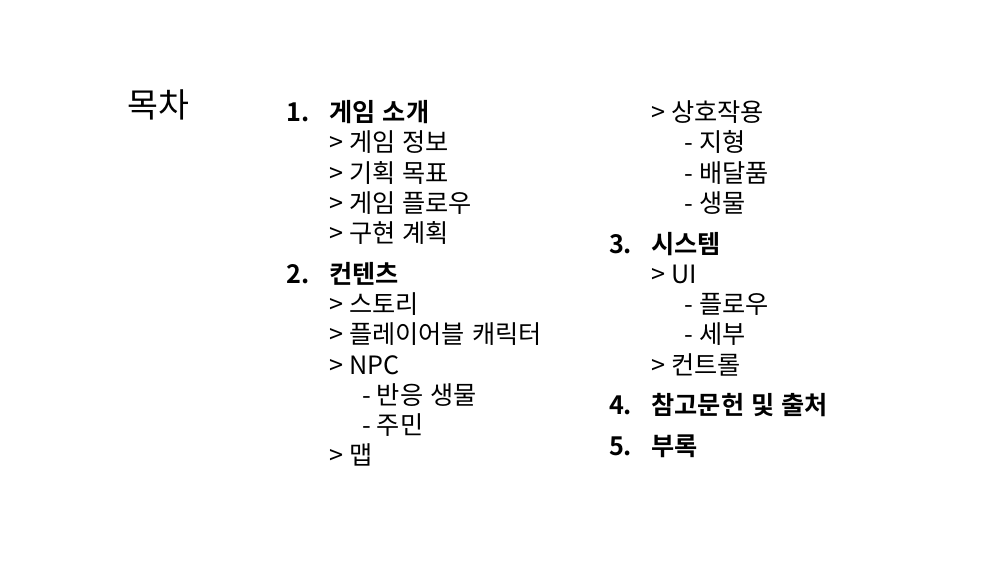
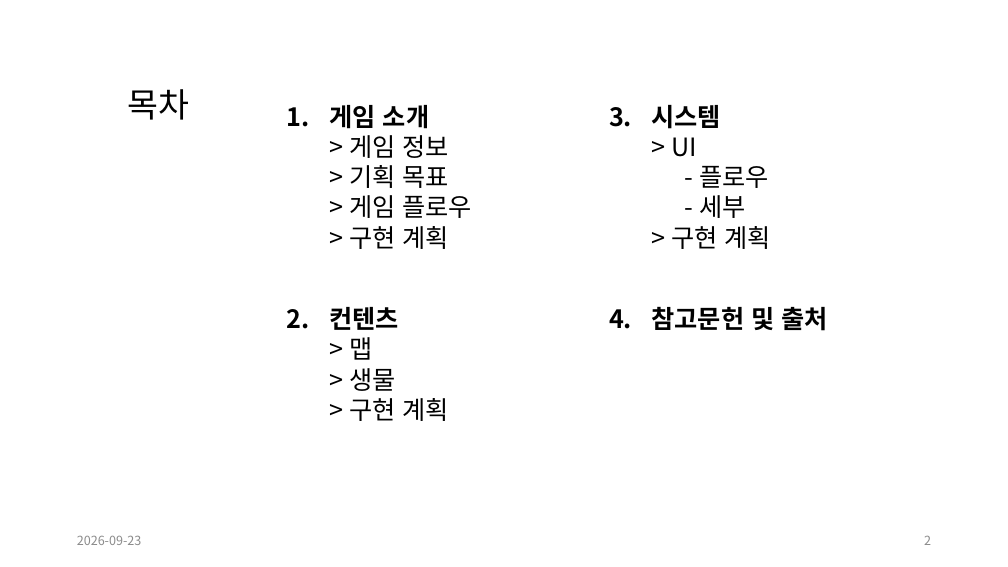
Before and after one commit to kwakyerin/2026_Graduation_Project, a slide deck: slide 2 of documents/HyunahKwon/design/designing/for_pro_pt/배트와 달트_평가pt.pptx. Drawn at 1008x567 pixels with LibreOffice and Linux fonts; fonts in the diff are those of the drawing. Boxes give left, top, right and bottom in pixels: in the first picture for what was removed or moved away, otherwise in the second. Text is boxed around its words. In the diff, an @@ line names an element or a change of style, - is before the commit and + after.

```diff
--- a/documents/HyunahKwon/design/designing/for_pro_pt/배트와 달트_평가pt.pptx
+++ b/documents/HyunahKwon/design/designing/for_pro_pt/배트와 달트_평가pt.pptx
@@ text at (652, 105, 771, 249): text changed @@
-2. 컨텐츠
-   > 스토리
-   > 플레이어블 캐릭터
-   > NPC
-   - 반응 생물
-   - 주민
-   > 맵
-   > 상호작용
-   - 지형
-   - 배달품
-   - 생물
-3. 시스템
-   > UI
-   - 플로우
-   - 세부
-   > 컨트롤
+2. 컨텐츠
+   > 맵
+   > 생물
+   > 구현 계획
+3. 시스템
+   > UI
+   - 플로우
+   - 세부
+   > 구현 계획
@@ text at (652, 434, 698, 458): paragraph removed @@
-5. 부록
@@ text added at (77, 536, 142, 545), 12 pt, text #8C8C8C @@
+2026-09-23
@@ page number added at (924, 536, 931, 545), 12 pt, text #8C8C8C @@
+2
```
Also in this commit, not shown: 15 other slides changed, 1 slide added, 8 slides removed, 1 other file.
